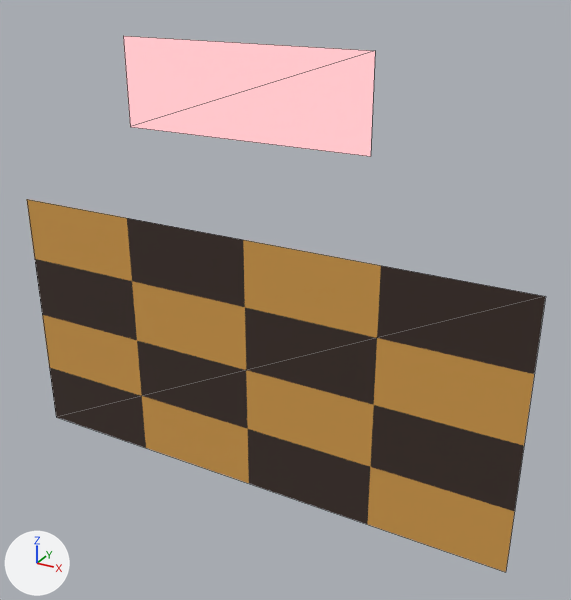
An edit to the glTF model examples/model-import/assets/models/robot.gltf, drawn before and after from the same camera.
Both versions are drawn from a 50 mm camera at (161.6, -258.4, 146.7) aimed at (16.3, 5.8, 14.6). Arrows for +X, +Y and +Z are at lower left; the lights stay in place. The older version comes first. Mesh edges are drawn as thin lines.

Before the edit, the objects in view are built like this:
```python
me_banner = bpy.data.meshes.new('Banner')
me_banner.from_pydata([(-60.0, 0.0, 20.0), (60.0, 0.0, 20.0), (-60.0, 0.0, -20.0), (60.0, 0.0, -20.0)], [], [(0, 2, 1), (1, 2, 3)])
me_banner.materials.append(mat_banner)  # blue #99c2ef, glowing orange #f38959
me_body = bpy.data.meshes.new('Body')
me_body.from_pydata(...)  # 4 vertices, 2 faces; spans x -120.0..120.0, y 0.0, z -60.0..60.0
me_body.materials.append(mat_body)  # picture img_image_0
ob_banner = bpy.data.objects.new('Banner', me_banner)
ob_banner.parent = ob_robot
ob_banner.location = (0.0, 0.0, 118.3)
ob_banner.scale = (0.9, 1.0, 0.9)
ob_body = bpy.data.objects.new('Body', me_body)
ob_body.parent = ob_robot
ob_body.location = (0.0, 0.0, 0.0)
```
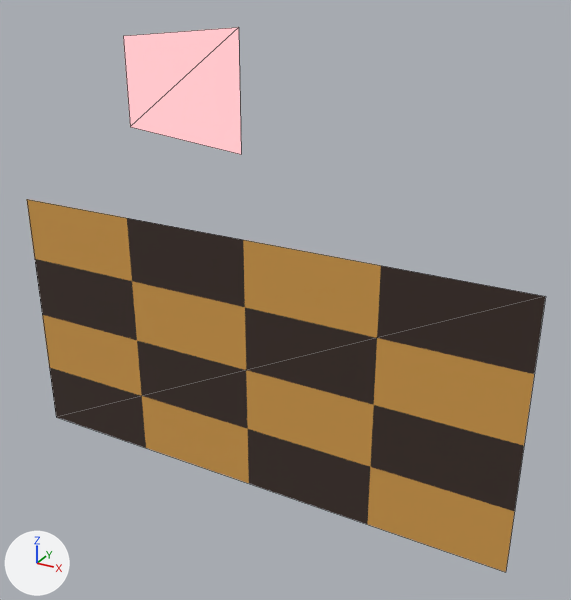
The newer file adds a shape key; the second version is drawn at full value of the shape key 'Furl' of 'Banner', and the change is written as the vertex moves it makes.

Changed parts and their boxes [x1, y1, x2, y2] in the pictures (571 x 600 px):
'Banner', reshaped (53% narrower)
    before: [123, 36, 375, 157]
    after: [123, 27, 241, 154]

Edits to the bpy script that builds the scene:
```text
Change me_banner:
    used by ob_banner; parent = ob_robot; location = (0.0, 0.0, 118.3); scale = (0.9, 1.0, 0.9)
    remove me_banner.from_pydata(...)  # 4 vertices, 2 faces; spans x -60.0..60.0, y 0.0, z -20.0..20.0
    add me_banner.from_pydata(...)  # 4 vertices, 2 faces; spans x -60.0..0.0, y 0.0, z -26.0..26.0
    me_banner part 1
    me_banner.vertices[1].co: (60.0, 0.0, 20.0) -> (0.0, 0.0, 26.0)  # pixel (375, 50) -> pixel (238, 27)
    me_banner.vertices[3].co: (60.0, 0.0, -20.0) -> (0.0, 0.0, -26.0)  # pixel (370, 156) -> pixel (241, 154)
```
